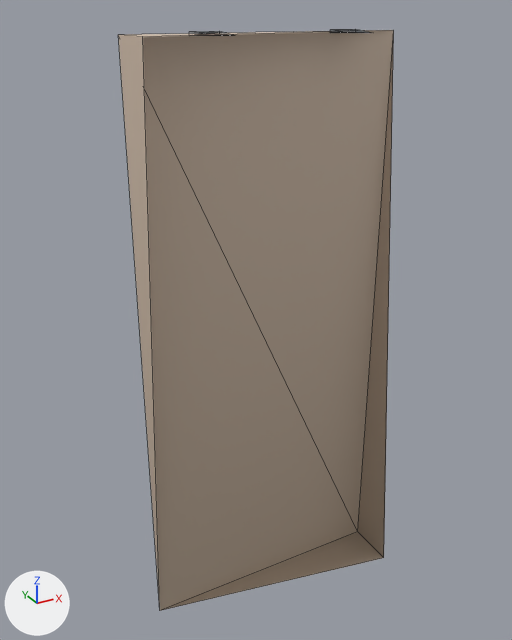
An edit to the glTF model models/kit/wall12_regocrete_meshin.glb, drawn before and after from the same camera.
Camera for both pictures: a 50 mm lens placed at (-1.21, -2.02, 2.27), pointed at (-0.06, 0.09, 1.22). Arrows for +X, +Y and +Z are at lower left; the lights stay in place. The older version comes first. Mesh edges are drawn as thin lines. Vertices at exactly the same position are counted once.

Objects in the first picture: 'wall12_regocrete_meshin'.
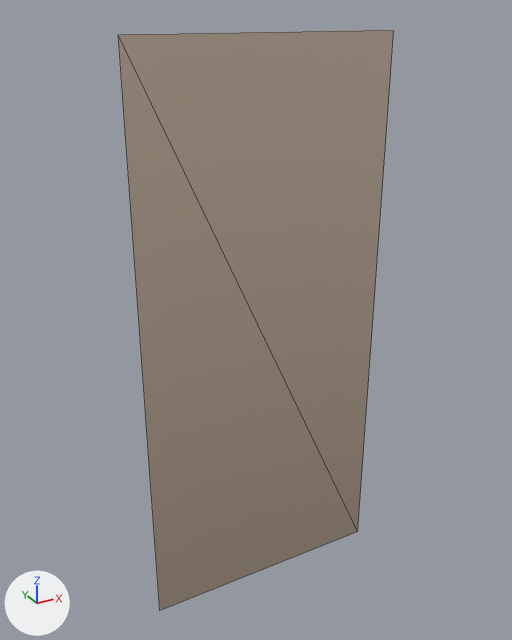
The change, as a list of edits to the scene's bpy script:
```text
Change me_base:
    used by ob_wall12_regocrete_meshin; location = (0.0, 0.0, 0.0)
    verts and faces of me_base; kept vertices keep their numbers, new ones are numbered from 18
    before: 0 (0.5, -0.1, 0.0) at pixel (383, 557), 1 (0.5, 0.1, 0.0) at pixel (357, 531), 2 (0.5, 0.1, 2.2) at pixel (393, 30), 3 (-0.5, 0.1, 0.0) at pixel (159, 610), 4 (-0.5, -0.1, 2.2) at pixel (142, 36)
    before: 5 (-0.5, 0.1, 2.2) at pixel (118, 34)
    remove me_base.from_pydata(...)  # 18 vertices, 18 faces; spans x -0.5..0.5, y -0.1..0.1, z 0.0..2.21
    add me_base.from_pydata(...)  # 4 vertices, 2 faces; spans x -0.5..0.5, y 0.1, z 0.0..2.2
    me_base part 1: the loose piece of 6 vertices spanning x 0.2..0.3, y -0.05..0.05, z 2.2..2.21 is deleted
    me_base part 2: the loose piece of 6 vertices spanning x -0.3..-0.2, y -0.05..0.05, z 2.2..2.21 is deleted
    me_base part 3
    add delete_vertices([0, 4])  # with the faces that use them
    remove me_base.materials.append(mat_steel)
```

What differs and where, as boxes (x1, y1, x2, y2) in the pictures (512 x 640 px):
'wall12_regocrete_meshin', reshaped: before (118, 29, 394, 610); after (118, 30, 394, 610)
part 1 of me_base, deleted: before (330, 29, 370, 33)
part 2 of me_base, deleted: before (189, 31, 233, 36)
part 3 of me_base, deleted: before (118, 30, 394, 610)
